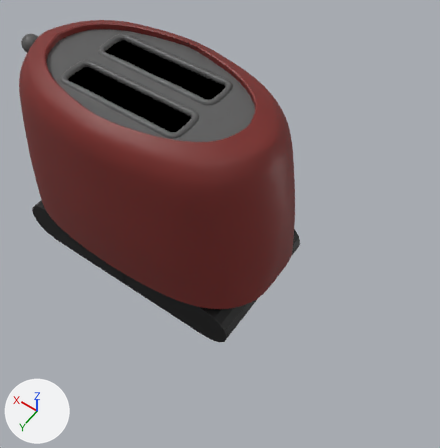
An edit to the Blender file clientside/models/toaster/toaster.blend, drawn before and after from the same camera.
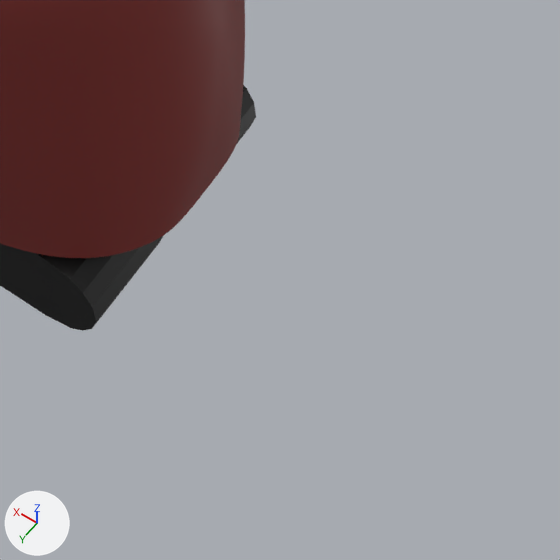
Old and new are each drawn whole from a 50 mm camera at (-3.8, 1.28, 6.72) aimed at (-1.18, -2.39, 0.95) and again close up on the part from 41% to 100% of the width and 42% to 100% of the height. Arrows for +X, +Y and +Z are at lower left; the lights stay in place.
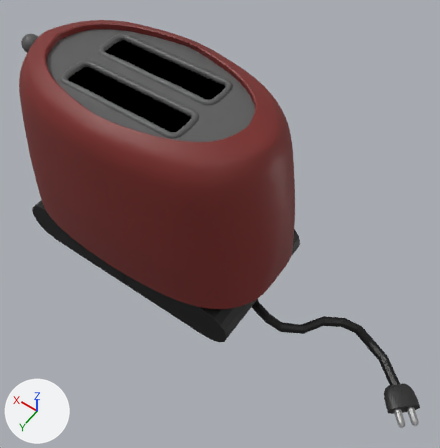
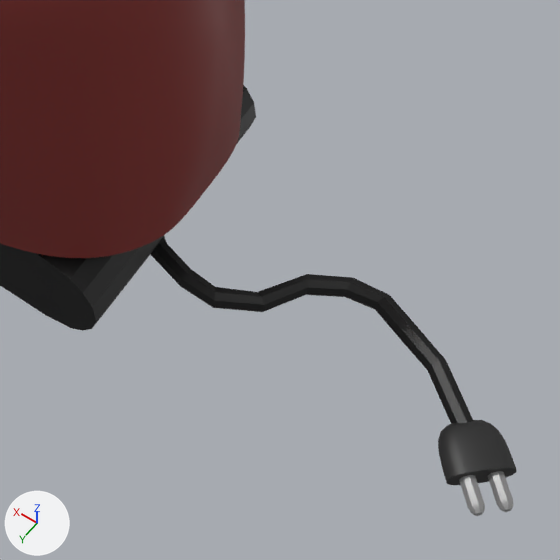
What changed in the scene script:
```text
Add mat_material_001:
    mat_material_001 = principled_material('Material.001')
    mat_material_001.base_color = (0.349, 0.349, 0.349)  # grey #9f9f9f
    mat_material_001.metallic = 0.45
Add mat_material_002:
    mat_material_002 = principled_material('Material.002')
    mat_material_002.base_color = (0.0208, 0.0208, 0.0208)  # black #282828
Add me_cylinder_002:
    me_cylinder_002.from_pydata(...)  # 104 vertices, 98 faces; spans x -1.0..1.0, y -9.9..3.5, z -1.0..39.7
    me_cylinder_002.materials.append(mat_simpleblackshade)  # black #000000
Add me_cylinder_001:
    me_cylinder_001.from_pydata(...)  # 162 vertices, 148 faces; spans x -0.35..0.87, y -0.74..0.87, z -0.48..0.15
    me_cylinder_001.polygons.foreach_set('use_smooth', [True] * 148)
    # faces by material slot: [52, 96]
    me_cylinder_001.materials.append(mat_material_001)  # grey #9f9f9f
    me_cylinder_001.materials.append(mat_material_002)  # black #282828
Add ob_cylinder_003:
    ob_cylinder_003 = bpy.data.objects.new('Cylinder.003', me_cylinder_002)
    ob_cylinder_003.location = (-1.288, -2.593, -0.277)
    ob_cylinder_003.rotation_euler = (-1.571, -1.571, 1.363)  # degrees (-90, -90, 78)
    ob_cylinder_003.scale = (0.0641, 0.0641, 0.0641)
Add ob_cylinder_002:
    ob_cylinder_002 = bpy.data.objects.new('Cylinder.002', me_cylinder_001)
    ob_cylinder_002.location = (-3.898, -2.148, -0.222)
    ob_cylinder_002.rotation_euler = (0.0, 0.0, -2.389)  # degrees (0, 0, -137)
    ob_cylinder_002.scale = (0.321, 0.321, 0.321)
```

Pixel boxes [x1, y1, x2, y2] of what changed, in the close-ups (560 x 560 px):
'Cylinder.003', added (black)
    after: [151, 236, 473, 424]
'Cylinder.002', added
    after: [438, 420, 517, 516]
    faces in mat_material_002 (black #282828): [438, 420, 517, 485]
    faces in mat_material_001 (grey #a0a0a0): [459, 471, 514, 516]
